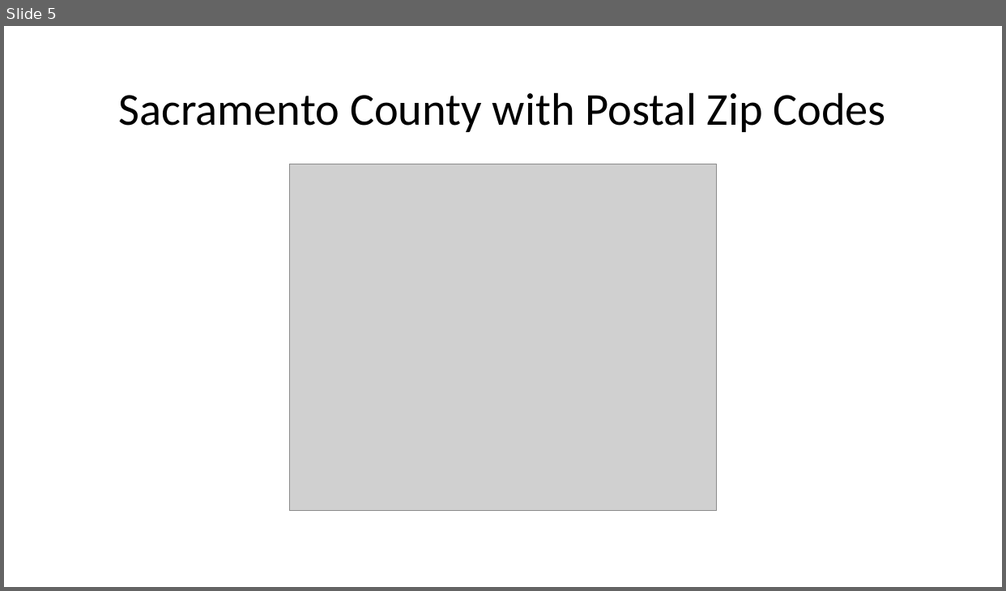
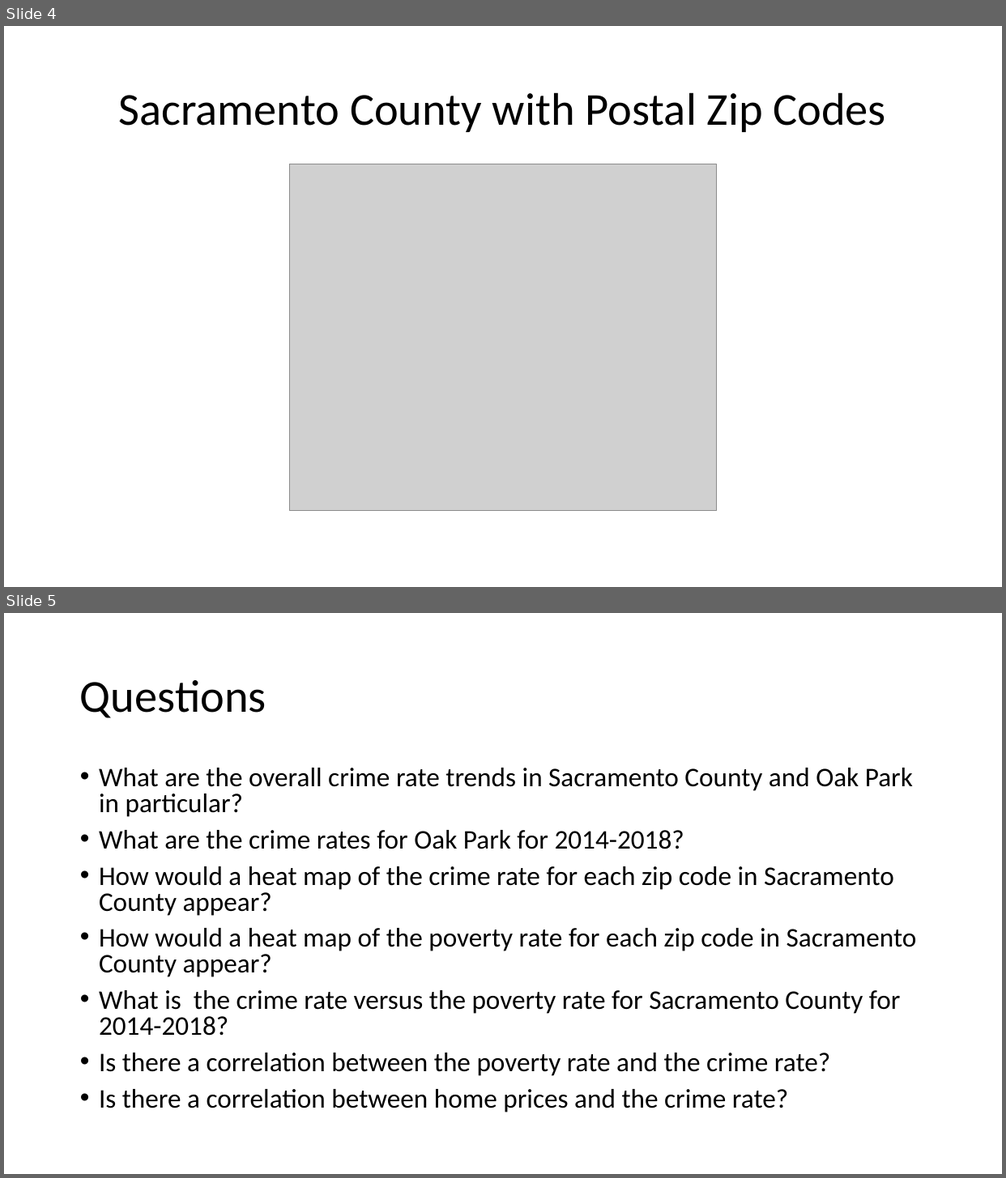
Before and after one commit to sean-galloway/Crime_and_Poverty, a slide deck: Project_1_Presentation.pptx. Shown one above the other, each under a label of ours: slide 5 before the commit, slides 4 and 5 after it. The pictures are 1006x591 and 1006x1178 pixels, drawn with LibreOffice and Linux fonts; fonts in the diff are those of the drawing; grey boxes stand for pictures. Boxes give left, top, right and bottom in pixels: in the first picture for what was removed or moved away, otherwise in the second. Text is boxed around its words. In the diff, an @@ line names an element or a change of style, - is before the commit and + after.

```diff
--- a/Project_1_Presentation.pptx
+++ b/Project_1_Presentation.pptx
@@ slide 5 added at [4,613,1002,1174], background #FFFFFF @@
@@ title added at [80,680,266,718], 44 pt, text #000000 @@
+Questions
@@ text added at [99,768,917,1113], 25.9 pt, text #000000 @@
+• What are the overall crime rate trends in Sacramento County and Oak Park in particular?
+• What are the crime rates for Oak Park for 2014-2018?
+• How would a heat map of the crime rate for each zip code in Sacramento County appear?
+• How would a heat map of the poverty rate for each zip code in Sacramento County appear?
+• What is the crime rate versus the poverty rate for Sacramento County for 2014-2018?
+• Is there a correlation between the poverty rate and the crime rate?
+• Is there a correlation between home prices and the crime rate?
@@ what was slide 5 is now slide 4 @@
```
Also in this commit, not shown: 1 slide changed, 9 other slides added, 1 slide removed.
